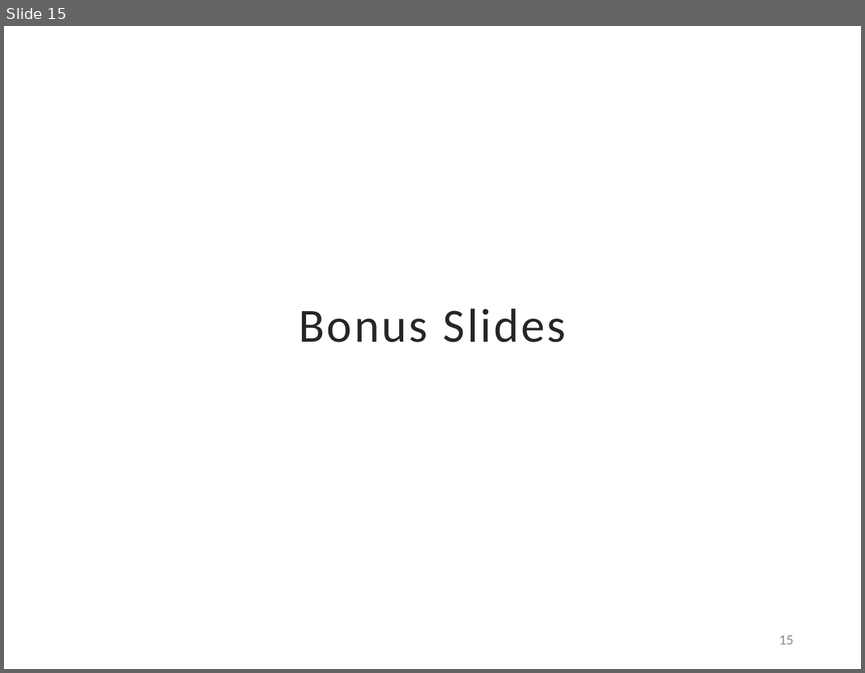
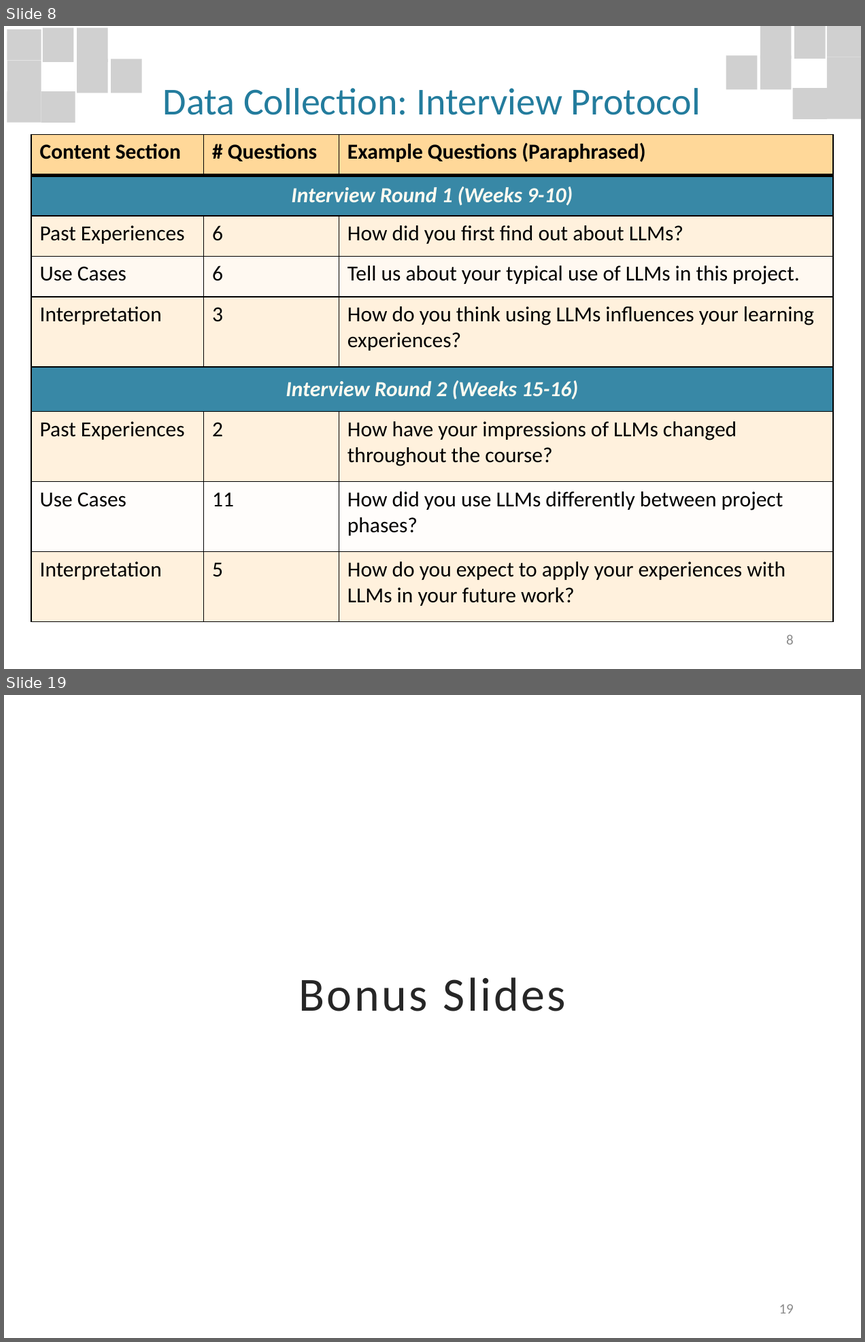
Before and after one commit to davisjam/davisjam.github.io, a slide deck: files/publications/TanayArinzeJoshiDavisDavis-LLMEducation-ASEE2024-slides.pptx. Shown one above the other, each under a label of ours: slide 15 before the commit, slides 8 and 19 after it; the slides between them are not shown. The pictures are 865x673 and 865x1342 pixels, drawn with LibreOffice and Linux fonts; fonts in the diff are those of the drawing; grey boxes stand for pictures; background and template pictures are left out. Boxes give left, top, right and bottom in pixels: in the first picture for what was removed or moved away, otherwise in the second. Text is boxed around its words. In the diff, an @@ line names an element or a change of style, - is before the commit and + after.

```diff
--- a/files/publications/TanayArinzeJoshiDavisDavis-LLMEducation-ASEE2024-slides.pptx
+++ b/files/publications/TanayArinzeJoshiDavisDavis-LLMEducation-ASEE2024-slides.pptx
@@ slide 8 added at [4, 26, 861, 669], background #FFFFFF @@
@@ group added at [7, 29, 143, 123]: 8 pictures @@
@@ subtitle added at [163, 88, 700, 115], 32 pt, text #237C9D @@
+Data Collection: Interview Protocol
@@ group added at [725, 26, 861, 119]: 8 pictures @@
@@ table added at [31, 135, 834, 622], 9 rows, 3 columns @@
+Content Section | # Questions | Example Questions (Paraphrased)
+Interview Round 1 (Weeks 9-10) |  | 
+Past Experiences | 6 | How did you first find out about LLMs?
+Use Cases | 6 | Tell us about your typical use of LLMs in this project.
+Interpretation | 3 | How do you think using LLMs influences your learning experiences?
+Interview Round 2 (Weeks 15-16) |  | 
+Past Experiences | 2 | How have your impressions of LLMs changed throughout the course?
+Use Cases | 11 | How did you use LLMs differently between project phases?
+Interpretation | 5 | How do you expect to apply your experiences with LLMs in your future work?
@@ page number added at [786, 635, 793, 644], 12 pt, text #8C8C8C @@
+8
@@ what was slide 15 is now slide 19 @@
@@ page number at [779, 1304, 793, 1313]: text changed @@
-15
+19
```
Also in this commit, not shown: 5 slides changed, 14 other slides added, 10 slides removed.
